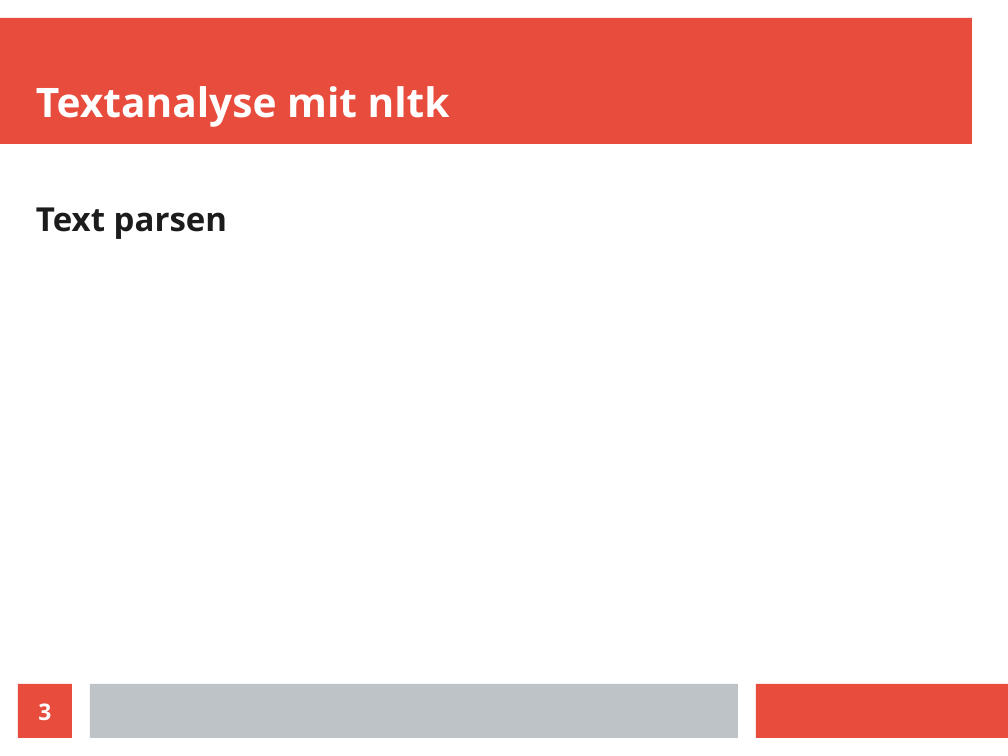
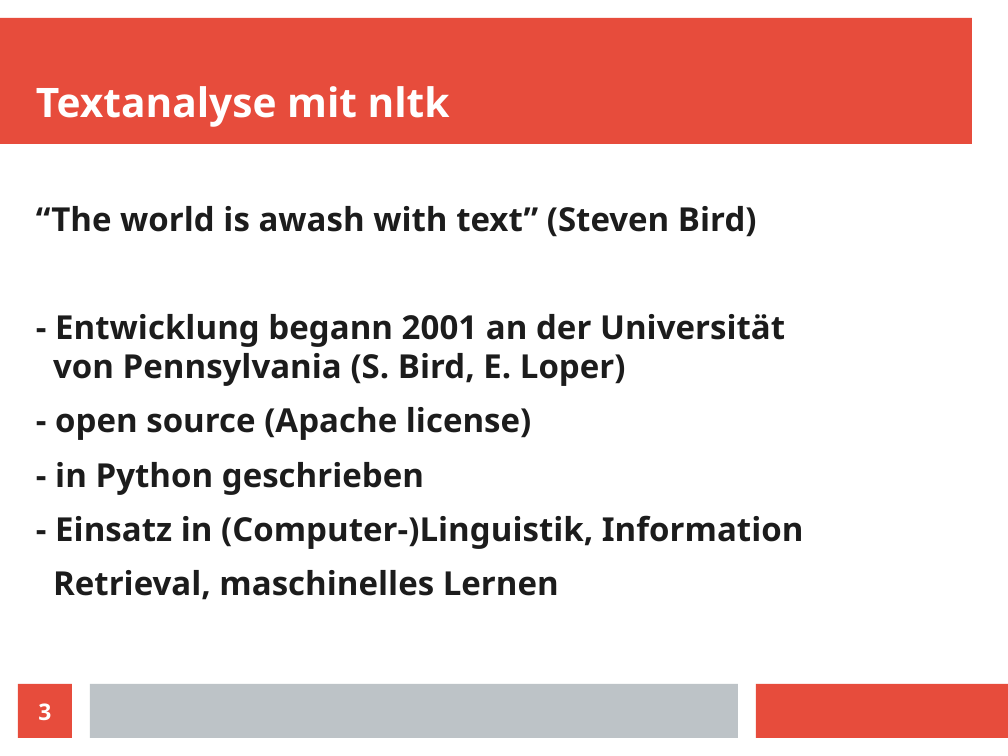
Before and after one commit to 0LL13/open_speech, a slide deck: slide 3 of speech_analysis.odp. Drawn at 1008x756 pixels with LibreOffice and Linux fonts; fonts in the diff are those of the drawing. Boxes give left, top, right and bottom in pixels: in the first picture for what was removed or moved away, otherwise in the second. Text is boxed around its words. In the diff, an @@ line names an element or a change of style, - is before the commit and + after.

```diff
--- a/speech_analysis.odp
+++ b/speech_analysis.odp
@@ text at <box>36,206,804,600</box>: text changed @@
-Text parsen
+“The world is awash with text” (Steven Bird)
+- Entwicklung begann 2001 an der Universität
+von Pennsylvania (S. Bird, E. Loper)
+- open source (Apache license)
+- in Python geschrieben
+- Einsatz in (Computer-)Linguistik, Information
+Retrieval, maschinelles Lernen
```
Also in this commit, not shown: 1 other slide changed, 8 slides added, 5 other files.
